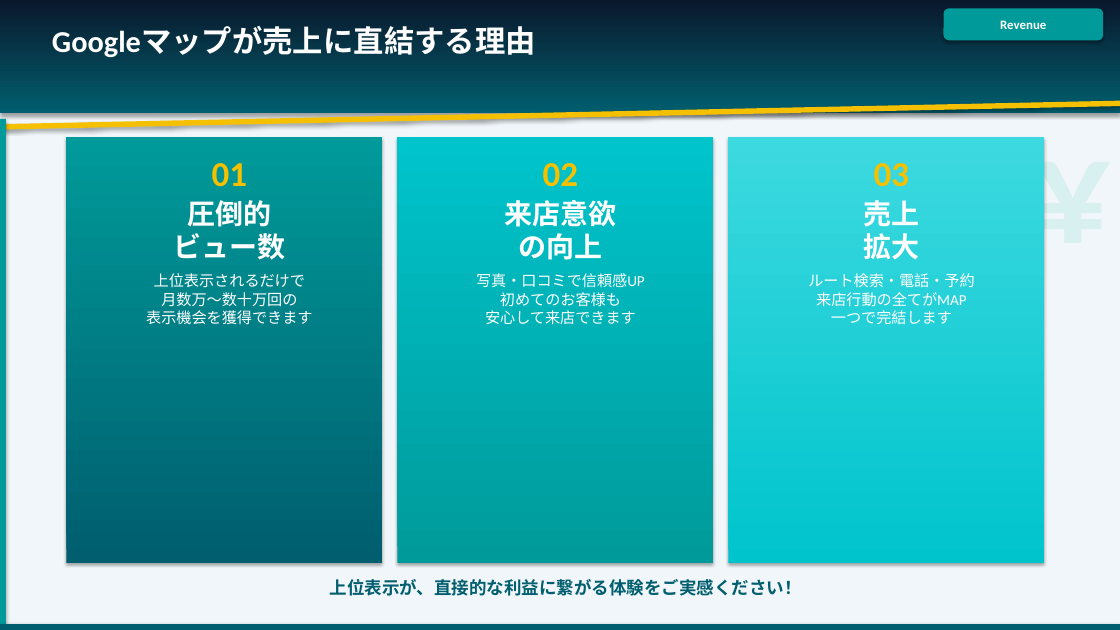
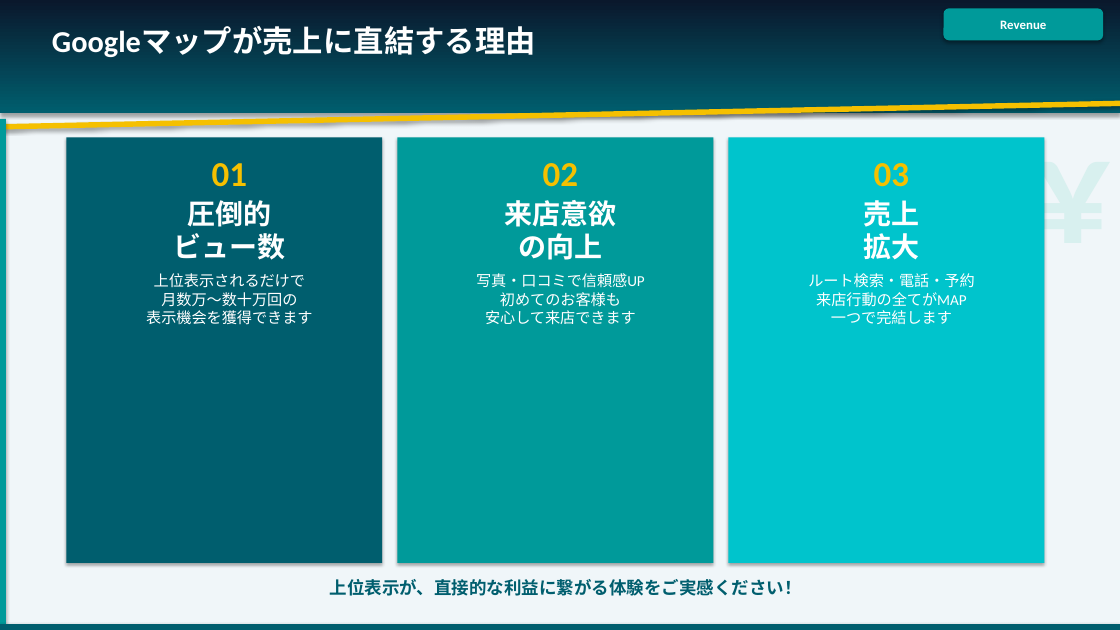
Before and after one commit to shiraishi0101work/unpaid-check, a slide deck: slide 5 of 08【MEO対策エンド資料デザイン化】/MEO対策エンド資料_v5.pptx. Drawn at 1120x630 pixels with LibreOffice and Linux fonts; fonts in the diff are those of the drawing. Boxes give left, top, right and bottom in pixels: in the first picture for what was removed or moved away, otherwise in the second. Text is boxed around its words. In the diff, an @@ line names an element or a change of style, - is before the commit and + after.

```diff
--- a/08【MEO対策エンド資料デザイン化】/MEO対策エンド資料_v5.pptx
+++ b/08【MEO対策エンド資料デザイン化】/MEO対策エンド資料_v5.pptx
@@ rectangle at box(66, 138, 382, 564): fill gradient #005E6E to #009A9A to #005E6E @@
@@ rectangle at box(397, 138, 713, 564): fill gradient #009A9A to #00C4CC to #009A9A @@
@@ rectangle at box(728, 138, 1044, 564): fill gradient #00C4CC to #3DD9E0 to #00C4CC @@
```
Also in this commit, not shown: 20 other slides changed, 22 other files.
